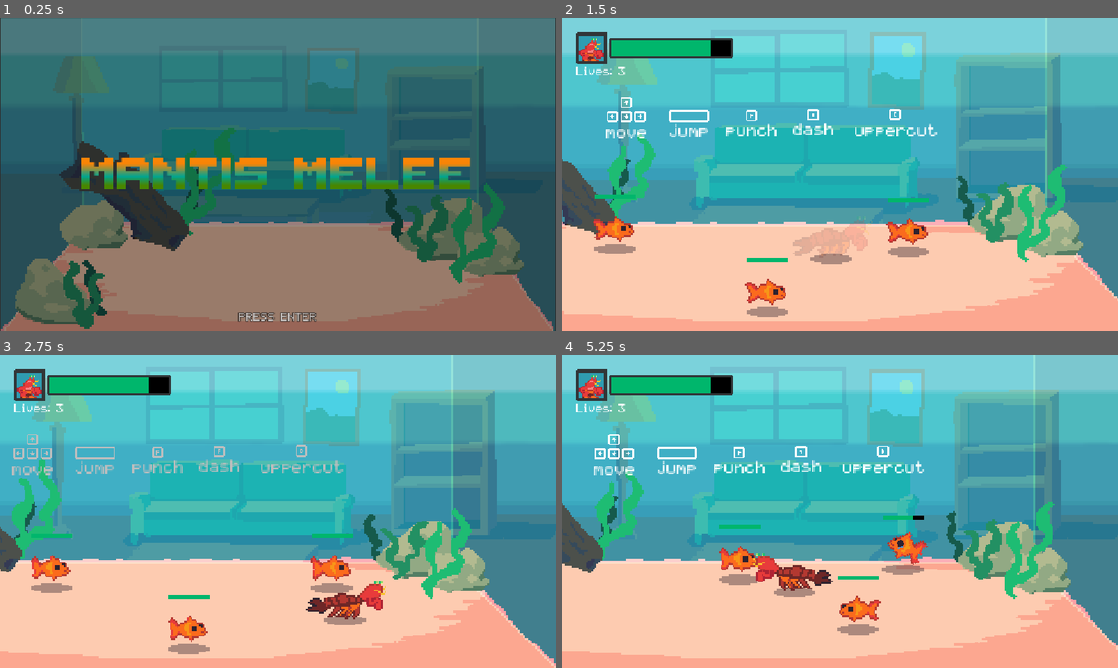
Above: before the commit, frames 1-4 (two rows, left to right).
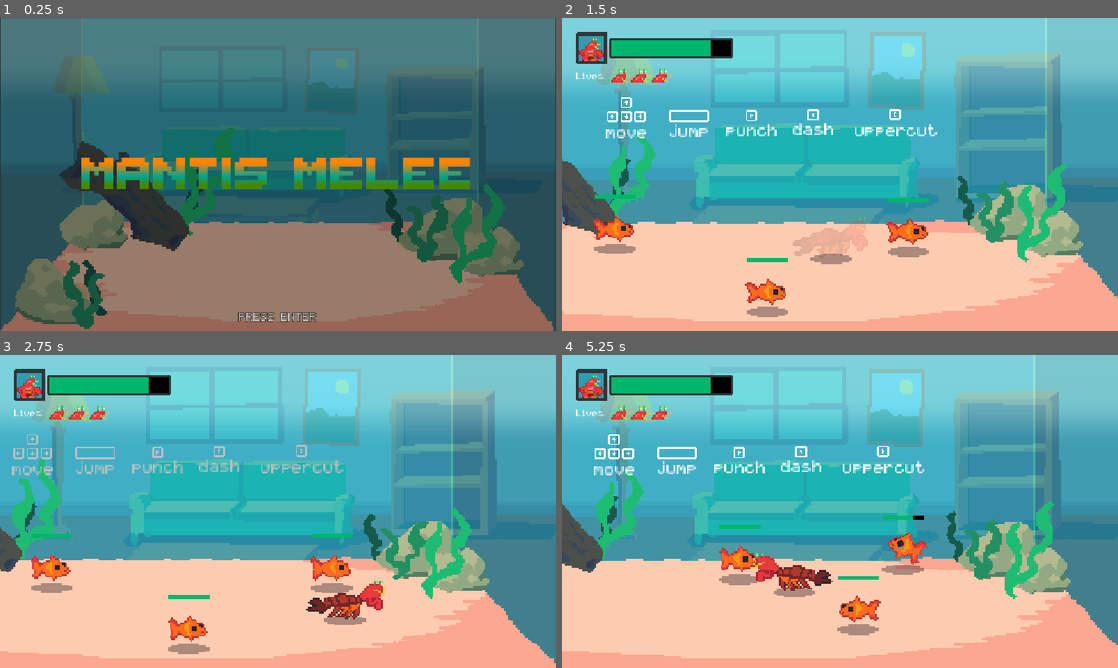
Above: after the commit, the same moments.

Repository: zhang-edward/shrimp-beat-em-up
Game: Godot game, scene res://scenes/Start.tscn
Two runs of this game, one before a commit and one after it. Both use one fixed random seed, a clock stepped at 60 frames per second and the inputs below.
Inputs:
- Up to frame 1 (0.25 s): no input
- Up to frame 2 (1.5 s): tap Enter (start_game) at 0.5, 0.6 s; hold Right (move_right) 0.53-1.28 s; tap Space (jump) at 0.77 s; hold Down (move_down) from 1.28 s (still down); tap F (attack) at 1.35 s
- Up to frame 3 (2.75 s): tap Space (jump) at 1.52 s; tap Enter (start_game) at 1.55, 2.3 s; release Down (move_down) at 2.03 s; hold Right (move_right) from 2.03 s (still down); tap A (dash) at 2.1 s
- Up to frame 4 (5.25 s): release Right (move_right) at 2.78 s; hold Up (move_up) 2.78-3.53 s; tap Enter (start_game) at 2.85, 3.6, 4.55 s; tap Space (jump) at 3.02, 3.77, 4.52 s; hold Left (move_left) 3.53-5.03 s; tap F (attack) at 4.35 s; hold Down (move_down) from 5.03 s (still down); tap A (dash) at 5.1 s

The runs differ from the first frame. In frame 1, 2.7% of the frame differs, in the area x 0-100%, y 12-19%; in frame 2, 8.4%; in frame 3, 8.7%, in the area x 0-100%, y 11-100%; in frame 4, 8.5%.

Commit message:
more polish

Diff:
--- a/prefab/BossHealth.tscn
+++ b/prefab/BossHealth.tscn
@@ -3,13 +3,17 @@
 [ext_resource type="StyleBox" uid="uid://tu5xpycc3rfh" path="res://prefab/styles/healthbar_bg.tres" id="1_3dyqe"]
 [ext_resource type="Script" uid="uid://d151qbuj1jdw4" path="res://scripts/BossHealth.gd" id="1_5bdu6"]
 [ext_resource type="StyleBox" uid="uid://w3irfpd1t67f" path="res://prefab/styles/boss_healthbar_fill.tres" id="2_5bdu6"]
+[ext_resource type="FontFile" uid="uid://jjwv8duy7abc" path="res://ThaleahFat.ttf" id="2_ycavj"]
 
 [node name="BossHealth" type="HBoxContainer" unique_id=1458634735]
 anchors_preset = 12
 anchor_top = 1.0
 anchor_right = 1.0
 anchor_bottom = 1.0
-offset_top = -61.0
+offset_left = 30.0
+offset_top = -80.0
+offset_right = -30.0
+offset_bottom = -19.0
 grow_horizontal = 2
 grow_vertical = 0
 size_flags_horizontal = 3
@@ -19,6 +23,7 @@
 [node name="Label" type="Label" parent="." unique_id=1321867342]
 layout_mode = 2
 theme_override_constants/outline_size = 5
+theme_override_fonts/font = ExtResource("2_ycavj")
 theme_override_font_sizes/font_size = 35
 text = "Test: "
 
--- a/prefab/LobsterBoss.tscn
+++ b/prefab/LobsterBoss.tscn
@@ -15,6 +15,7 @@
 [ext_resource type="Script" uid="uid://ccd6itv5dy00" path="res://scripts/boss_states/BossSlamState.gd" id="11_n5f5x"]
 [ext_resource type="Script" uid="uid://dqc6yf45o4yos" path="res://scripts/boss_states/BossClawDestroyState.gd" id="12_pllld"]
 [ext_resource type="Script" uid="uid://uewb46idky86" path="res://scripts/boss_states/BossDeathState.gd" id="12_v1kf3"]
+[ext_resource type="FontFile" uid="uid://jjwv8duy7abc" path="res://ThaleahFat.ttf" id="16_wx8px"]
 
 [node name="LobsterBoss" type="CharacterBody2D" unique_id=1068858689 node_paths=PackedStringArray("claw_destroy_state", "hurt_state", "death_state", "audio_stream_player")]
 script = ExtResource("1_kw31t")
@@ -115,7 +116,10 @@
 anchor_top = 1.0
 anchor_right = 1.0
 anchor_bottom = 1.0
-offset_top = -49.0
+offset_left = 27.0
+offset_top = -66.0
+offset_right = -27.0
+offset_bottom = -17.0
 grow_horizontal = 2
 grow_vertical = 0
 size_flags_horizontal = 3
@@ -123,8 +127,14 @@
 [node name="LeftClawHealth" parent="CanvasLayer/HBoxContainer" unique_id=1458634735 instance=ExtResource("2_7icou")]
 layout_mode = 2
 
+[node name="Label" parent="CanvasLayer/HBoxContainer/LeftClawHealth" index="0" unique_id=1321867342]
+theme_override_fonts/font = ExtResource("16_wx8px")
+
 [node name="RightClawHealth" parent="CanvasLayer/HBoxContainer" unique_id=2132998765 instance=ExtResource("2_7icou")]
 layout_mode = 2
+
+[node name="Label" parent="CanvasLayer/HBoxContainer/RightClawHealth" index="0" unique_id=1321867342]
+theme_override_fonts/font = ExtResource("16_wx8px")
 
 [node name="AudioStreamPlayer" type="AudioStreamPlayer" parent="." unique_id=1449714692]
 volume_db = -5.0
--- a/prefab/PiranhaBoss.tscn
+++ b/prefab/PiranhaBoss.tscn
@@ -257,7 +257,10 @@
 [node name="CanvasLayer" type="CanvasLayer" parent="." unique_id=1562404546]
 
 [node name="BossHealth" parent="CanvasLayer" unique_id=1458634735 instance=ExtResource("2_6hbhs")]
-offset_top = -49.0
+offset_left = 24.0
+offset_top = -65.0
+offset_right = -24.0
+offset_bottom = -16.0
 
 [node name="AudioStreamPlayer" type="AudioStreamPlayer" parent="." unique_id=1909615611]
 volume_db = -5.0
--- a/scenes/Game.tscn
+++ b/scenes/Game.tscn
@@ -40,6 +40,10 @@
 atlas = ExtResource("7_attvq")
 region = Rect2(0, 0, 48, 48)
 
+[sub_resource type="AtlasTexture" id="AtlasTexture_m1oc7"]
+atlas = ExtResource("7_attvq")
+region = Rect2(19.033989, 9.633779, 13.427521, 11.300641)
+
 [sub_resource type="AtlasTexture" id="AtlasTexture_r7sob"]
 atlas = ExtResource("12_7ua8r")
 region = Rect2(0, 0, 28, 32)
@@ -284,11 +288,35 @@
 value = 120.0
 show_percentage = false
 
-[node name="LivesLabel" type="Label" parent="CanvasLayer/HUD" unique_id=1719625438]
+[node name="LivesContainer" type="HBoxContainer" parent="CanvasLayer/HUD" unique_id=1719625438]
+layout_mode = 2
+theme_override_constants/separation = 2
+
+[node name="Label" type="Label" parent="CanvasLayer/HUD/LivesContainer" unique_id=937945364]
 layout_mode = 2
 theme_override_fonts/font = ExtResource("24_1gdd5")
-theme_override_font_sizes/font_size = 20
-text = "Lives: 3"
+text = "Lives: "
+
+[node name="Life1" type="TextureRect" parent="CanvasLayer/HUD/LivesContainer" unique_id=1719625001]
+custom_minimum_size = Vector2(40, 40)
+layout_mode = 2
+texture = SubResource("AtlasTexture_m1oc7")
+expand_mode = 1
+stretch_mode = 5
+
+[node name="Life2" type="TextureRect" parent="CanvasLayer/HUD/LivesContainer" unique_id=1732873690]
+custom_minimum_size = Vector2(40, 40)
+layout_mode = 2
+texture = SubResource("AtlasTexture_m1oc7")
+expand_mode = 1
+stretch_mode = 5
+
+[node name="Life3" type="TextureRect" parent="CanvasLayer/HUD/LivesContainer" unique_id=1675819073]
+custom_minimum_size = Vector2(40, 40)
+layout_mode = 2
+texture = SubResource("AtlasTexture_m1oc7")
+expand_mode = 1
+stretch_mode = 5
 
 [node name="Entities" type="Node2D" parent="." unique_id=1719935909]
 y_sort_enabled = true
@@ -298,10 +326,10 @@
 fg_sprite = NodePath("FGMan")
 player_ref = NodePath("../Player")
 
-[node name="Player" parent="Entities" unique_id=1699568361 node_paths=PackedStringArray("healthbar", "lives_counter") instance=ExtResource("2_qbsmt")]
+[node name="Player" parent="Entities" unique_id=1699568361 node_paths=PackedStringArray("healthbar", "lives_display") instance=ExtResource("2_qbsmt")]
 position = Vector2(-11, 192)
 healthbar = NodePath("../../CanvasLayer/HUD/PlayerPortraitContainer/HealthBarContainer/MarginContainer/Healthbar")
-lives_counter = NodePath("../../CanvasLayer/HUD/LivesLabel")
+lives_display = NodePath("../../CanvasLayer/HUD/LivesContainer")
 
 [node name="Camera2D" type="Camera2D" parent="Entities/Player" unique_id=983189321]
 position = Vector2(34, -172)
--- a/scripts/LobsterBossClaw.gd
+++ b/scripts/LobsterBossClaw.gd
@@ -16,3 +16,6 @@
 		is_dead = true
 	else:
 		lobster_boss.handle_hit()
+
+func has_super_armor():
+	return false
--- a/scripts/Player.gd
+++ b/scripts/Player.gd
@@ -8,7 +8,7 @@
 @onready var state_machine: StateMachine = %StateMachine
 @onready var shadow: Sprite2D = $Shadow
 @export var healthbar: ProgressBar
-@export var lives_counter: Label # TODO: Replace this with better UI
+@export var lives_display: Container # holds one icon per life; icons hide as lives are lost
 @export var grabbed_state: PlayerGrabbedState
 @export var hurt_state: PlayerHurtState
 @export var death_state: PlayerDeathState
@@ -59,7 +59,8 @@
 
 func update_lives(amt: int):
 	num_lives += amt
-	lives_counter.text = "Lives: " + str(num_lives)
+	for i in lives_display.get_child_count():
+		lives_display.get_child(i).visible = i < num_lives + 1
 	if num_lives == 0:
 		GameVariables.game_over_state = GameVariables.GameOverState.DEFEAT
 		get_tree().change_scene_to_file("res://scenes/GameOver.tscn")
Binary file changed: sprites/bg_sm.aseprite
Binary file changed: sprites/bg_sm.png
